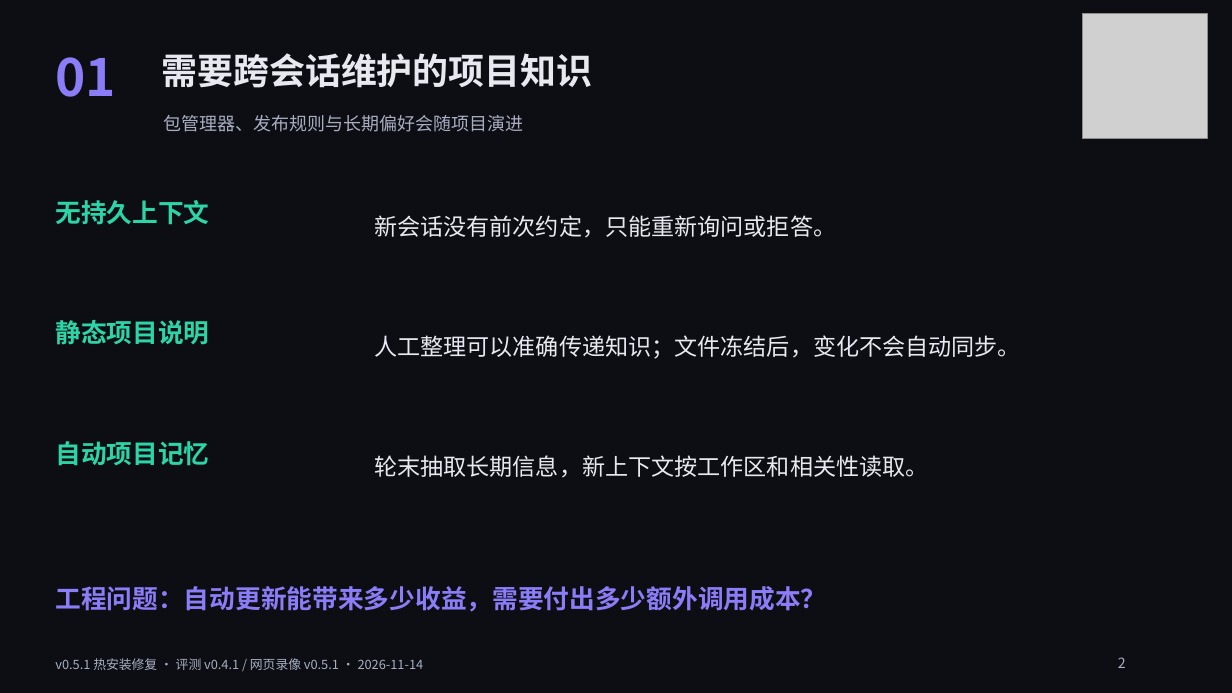
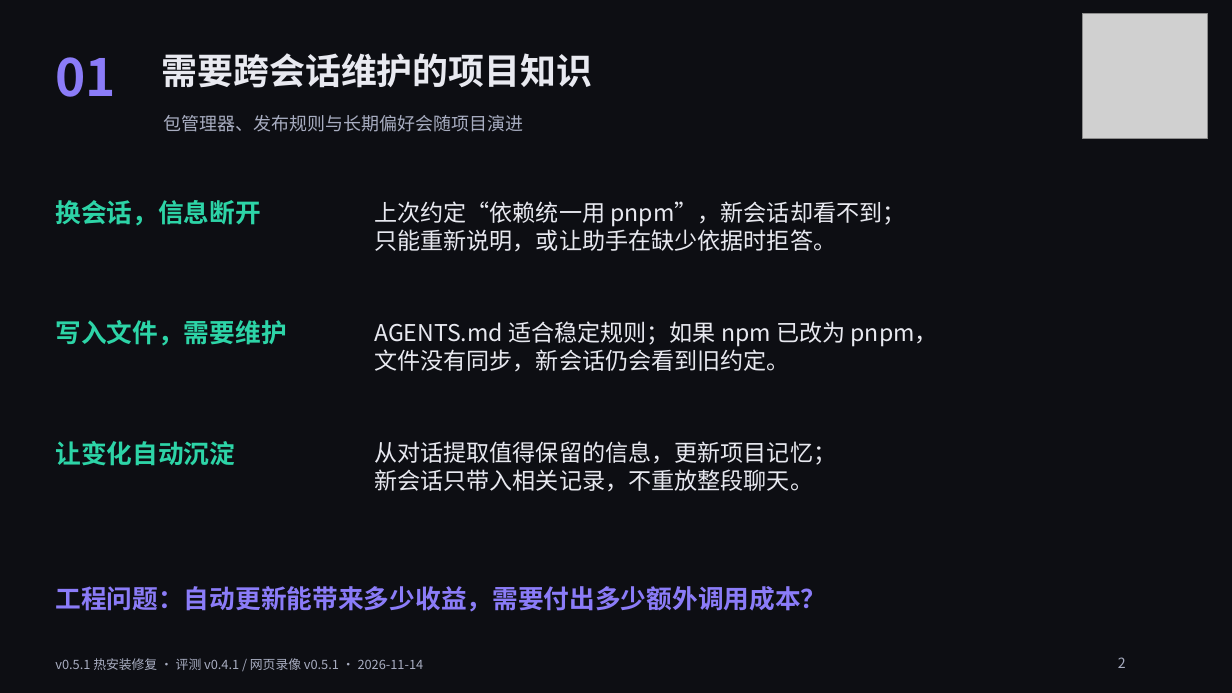
Before and after one commit to ChenYueqi2024/dsh-memory, a slide deck: slide 2 of downloads/dsh-memory-defense.pptx. Drawn at 1232x693 pixels with LibreOffice and Linux fonts; fonts in the diff are those of the drawing; grey boxes stand for pictures. Boxes give left, top, right and bottom in pixels: in the first picture for what was removed or moved away, otherwise in the second. Text is boxed around its words. In the diff, an @@ line names an element or a change of style, - is before the commit and + after.

Commit message:
docs: 同步真实截图答辩材料与逐页讲稿

```diff
--- a/downloads/dsh-memory-defense.pptx
+++ b/downloads/dsh-memory-defense.pptx
@@ text at (x1=55, y1=200, x2=261, y2=226): text changed @@
-无持久上下文
+换会话，信息断开
@@ text at (x1=374, y1=201, x2=905, y2=252): text changed @@
-新会话没有前次约定，只能重新询问或拒答。
+上次约定“依赖统一用 pnpm”，新会话却看不到；
+只能重新说明，或让助手在缺少依据时拒答。
@@ text at (x1=55, y1=320, x2=286, y2=346): text changed @@
-静态项目说明
+写入文件，需要维护
@@ text at (x1=374, y1=321, x2=938, y2=372): text changed @@
-人工整理可以准确传递知识；文件冻结后，变化不会自动同步。
+AGENTS.md 适合稳定规则；如果 npm 已改为 pnpm，
+文件没有同步，新会话仍会看到旧约定。
@@ text at (x1=55, y1=441, x2=235, y2=466): text changed @@
-自动项目记忆
+让变化自动沉淀
@@ text at (x1=374, y1=441, x2=836, y2=492): text changed @@
-轮末抽取长期信息，新上下文按工作区和相关性读取。
+从对话提取值得保留的信息，更新项目记忆；
+新会话只带入相关记录，不重放整段聊天。
```
Also in this commit, not shown: 7 other slides changed, 1 slide added, 1 slide removed, 4 other files.
